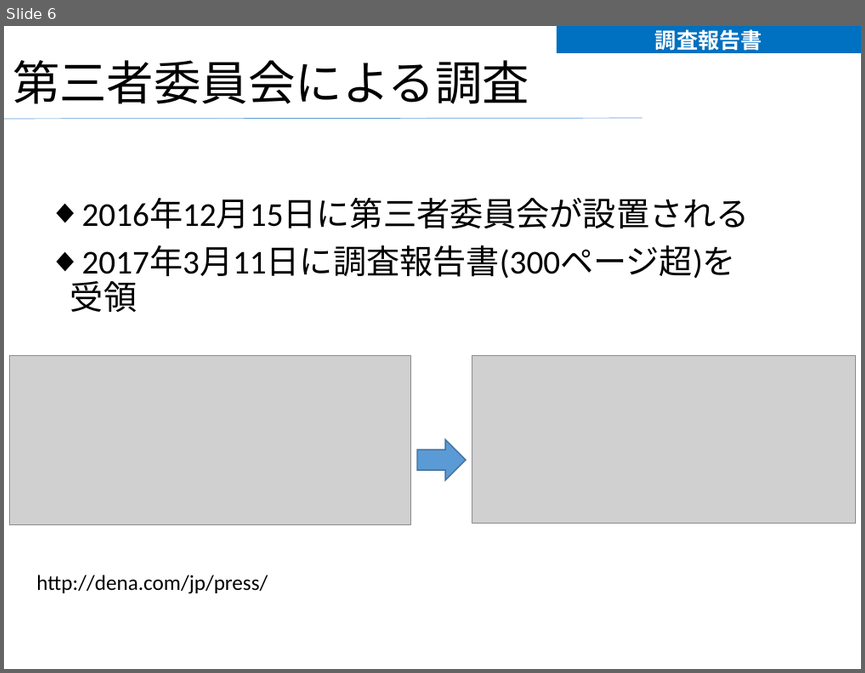
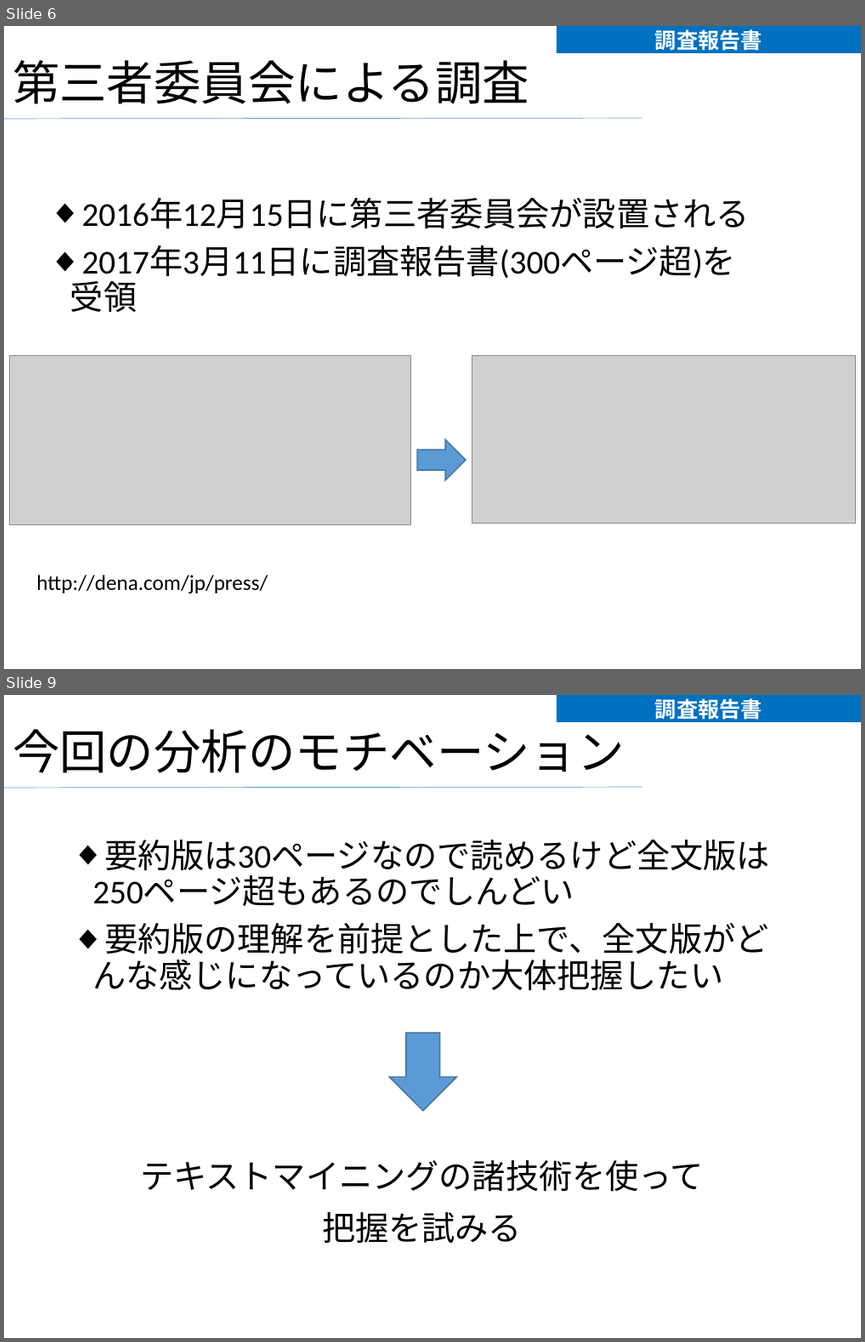
Before and after one commit to fufufukakaka/dena-visualize, a slide deck: dena-visualize.pptx. Shown one above the other, each under a label of ours: slide 6 before the commit, slides 6 and 9 after it; the slides between them are not shown. The pictures are 865x673 and 865x1342 pixels, drawn with LibreOffice and Linux fonts; fonts in the diff are those of the drawing; grey boxes stand for pictures; background and template pictures are left out. Boxes give left, top, right and bottom in pixels: in the first picture for what was removed or moved away, otherwise in the second. Text is boxed around its words. In the diff, an @@ line names an element or a change of style, - is before the commit and + after.

```diff
--- a/dena-visualize.pptx
+++ b/dena-visualize.pptx
@@ slide 9 added at (4,695,861,1338), background picture (left out); not listed: 1 template element that a slide beside it also shows @@
@@ text added at (556,695,861,722), fill #0070C0, 18 pt, text #FFFFFF, bold @@
+調査報告書
@@ title added at (12,729,624,773), 39.6 pt, text #040404 @@
+今回の分析のモチベーション
@@ text added at (92,839,770,990), 28 pt, text #040404 @@
+◆ 要約版は30ページなので読めるけど全文版は250ページ超もあるのでしんどい
+◆ 要約版の理解を前提とした上で、全文版がどんな感じになっているのか大体把握したい
@@ down arrow added at (389,1032,456,1111), fill #5B9BD5, outline #43739E 1 pt @@
@@ text added at (141,1160,704,1242), 28 pt, text #040404 @@
+テキストマイニングの諸技術を使って
+把握を試みる
```
Also in this commit, not shown: 17 other slides changed, 5 other slides added, 1 other file.
